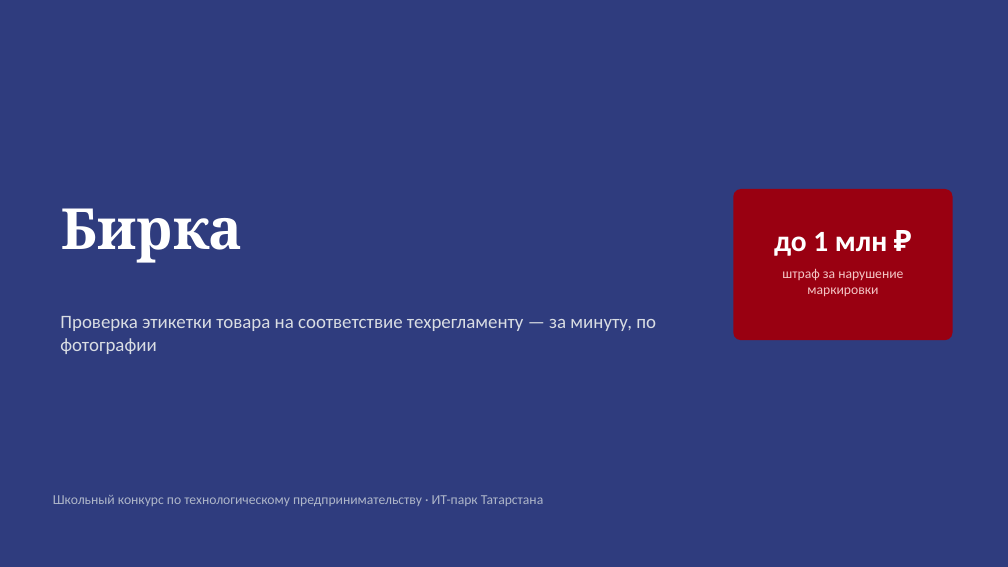
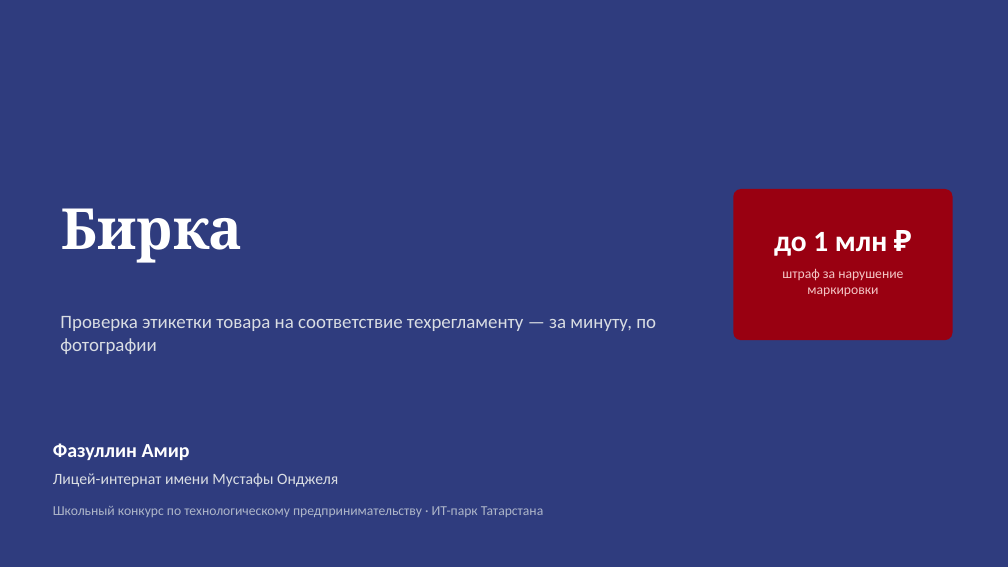
Before and after one commit to amirfazulen-byte/project, a slide deck: slide 1 of deck/Бирка.pptx. Drawn at 1008x567 pixels with LibreOffice and Linux fonts; fonts in the diff are those of the drawing. Boxes give left, top, right and bottom in pixels: in the first picture for what was removed or moved away, otherwise in the second. Text is boxed around its words. In the diff, an @@ line names an element or a change of style, - is before the commit and + after.

```diff
--- a/deck/Бирка.pptx
+++ b/deck/Бирка.pptx
@@ text added at (53, 443, 190, 460), 19 pt, text #FFFFFF, bold @@
+Фазуллин Амир
@@ text added at (53, 473, 338, 487), 15 pt, text #D9DDE3 @@
+Лицей-интернат имени Мустафы Онджеля
@@ text "Школьный конкурс по технологическому предпринимательству ...": place and size @@
-text "Школьный конкурс по технологическому предпринимательству ..." at (53, 495, 543, 506)
+text "Школьный конкурс по технологическому предпринимательству ..." at (53, 506, 543, 517)
```
Also in this commit, not shown: 1 other slide changed, 1 slide removed, 1 other file.
